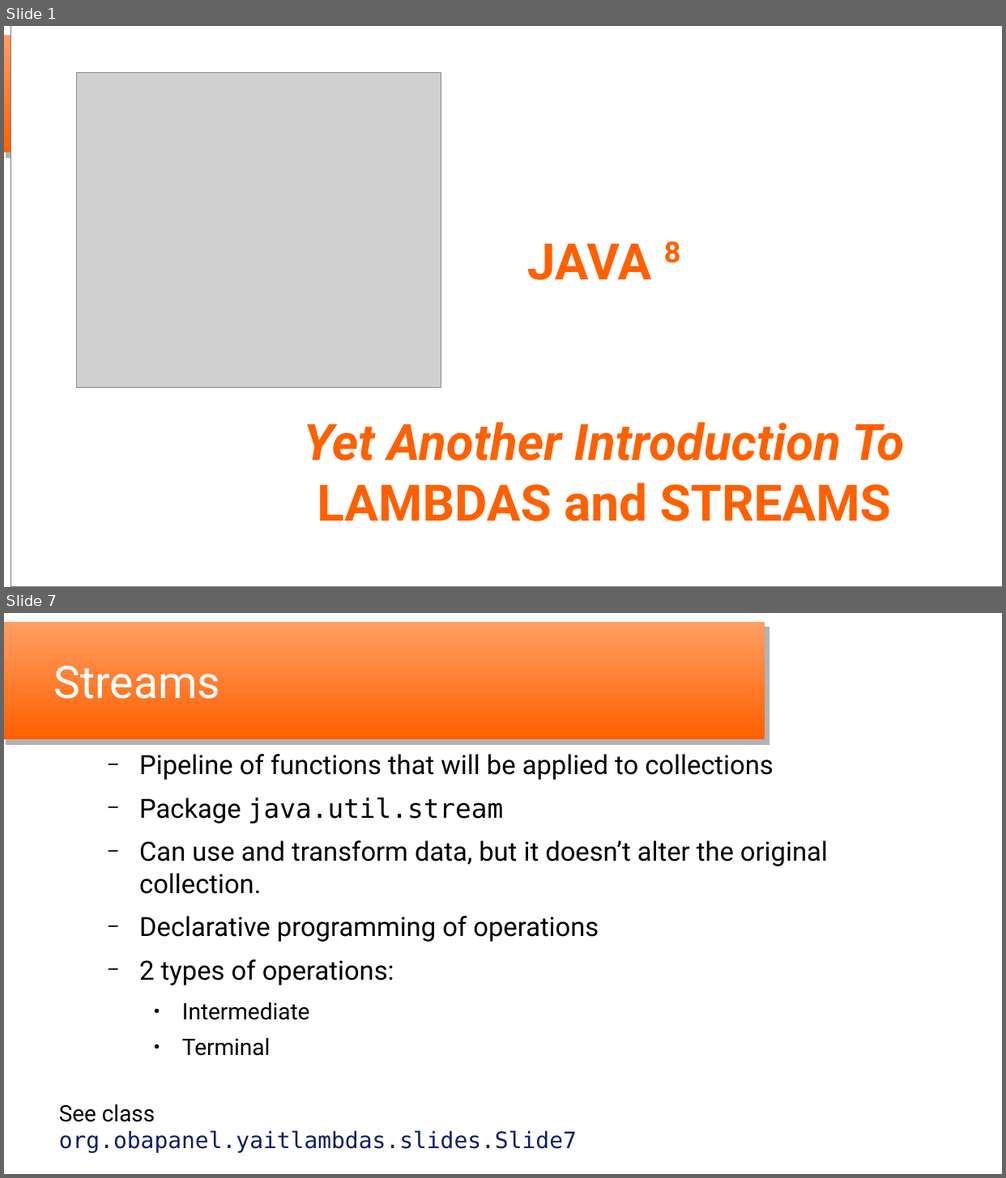
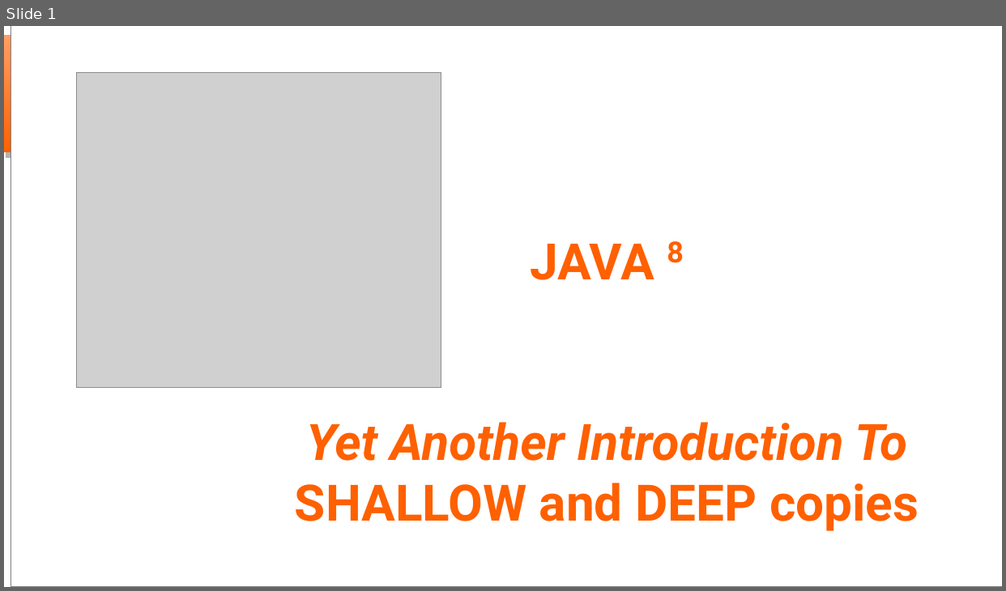
Before and after one commit to oscar-besga-panel/YaitLambdas, a slide deck: YaitShallowAndDeepCopies_en.odp. Shown one above the other, each under a label of ours: slides 1 and 7 before the commit, slide 1 after it; the slides between them are not shown. The pictures are 1006x1178 and 1006x591 pixels, drawn with LibreOffice and Linux fonts; fonts in the diff are those of the drawing; grey boxes stand for pictures; background and template pictures are left out. Boxes give left, top, right and bottom in pixels: in the first picture for what was removed or moved away, otherwise in the second. Text is boxed around its words. In the diff, an @@ line names an element or a change of style, - is before the commit and + after.

```diff
--- a/YaitShallowAndDeepCopies_en.odp
+++ b/YaitShallowAndDeepCopies_en.odp
@@ slide 7 removed at <box>4,613,1002,1174</box>, background #FFFFFF; not listed: 1 template element that a slide beside it also shows @@
@@ title removed at <box>54,666,221,699</box> @@
-Streams
@@ text removed at <box>139,754,828,1056</box> @@
-  − Pipeline of functions that will be applied to collections
-  − Package java.util.stream
-  − Can use and transform data, but it doesn’t alter the original collection.
-  − Declarative programming of operations
-  − 2 types of operations:
-    ● Intermediate
-    ● Terminal
@@ text removed at <box>59,1105,577,1153</box> @@
-See class org.obapanel.yaitlambdas.slides.Slide7
@@ slide 1 changed as well @@
@@ text at <box>295,483,918,531</box>: text changed @@
-LAMBDAS and STREAMS
+SHALLOW and DEEP copies
```
Also in this commit, not shown: 7 slides added, 17 other slides removed, 1 other file.
